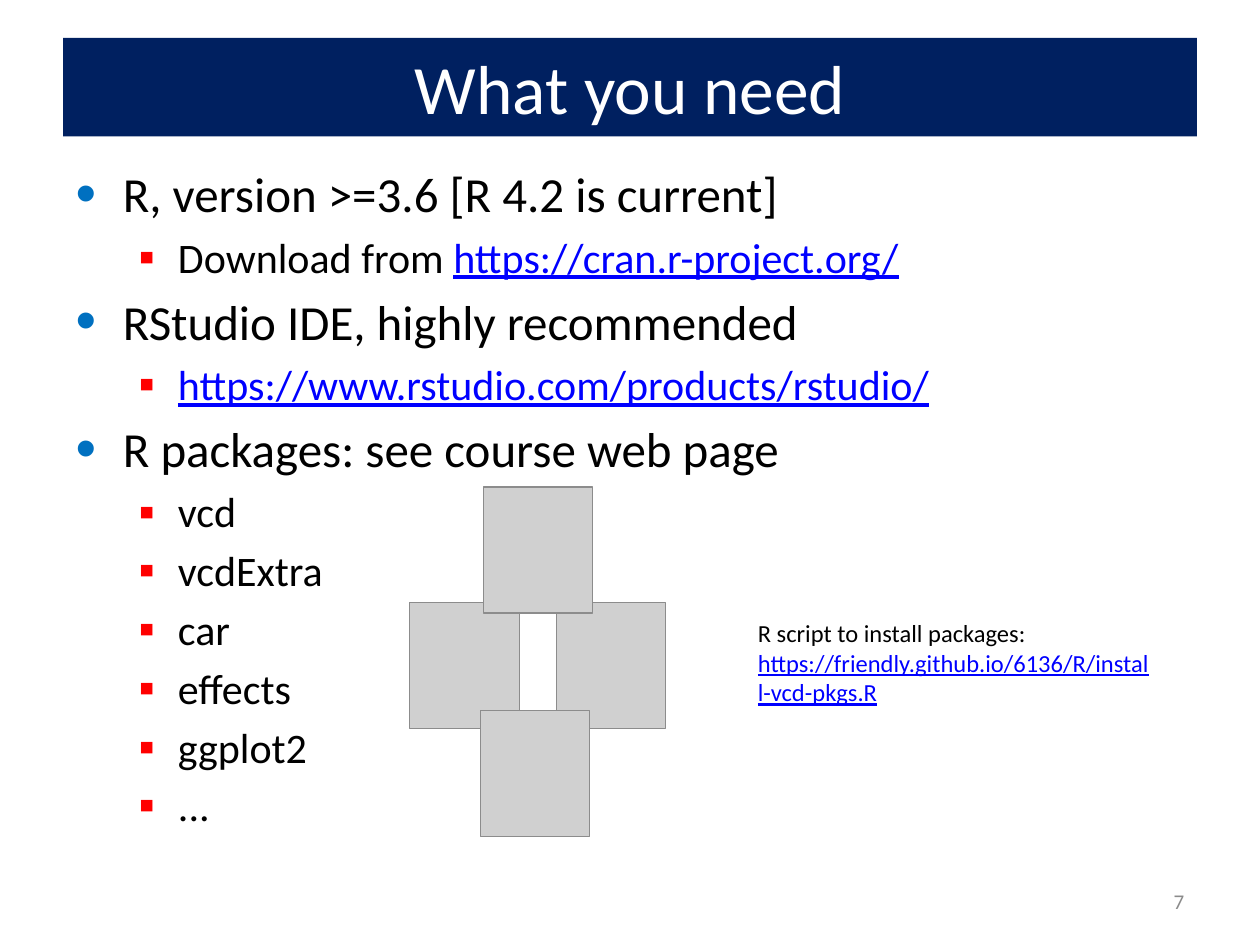
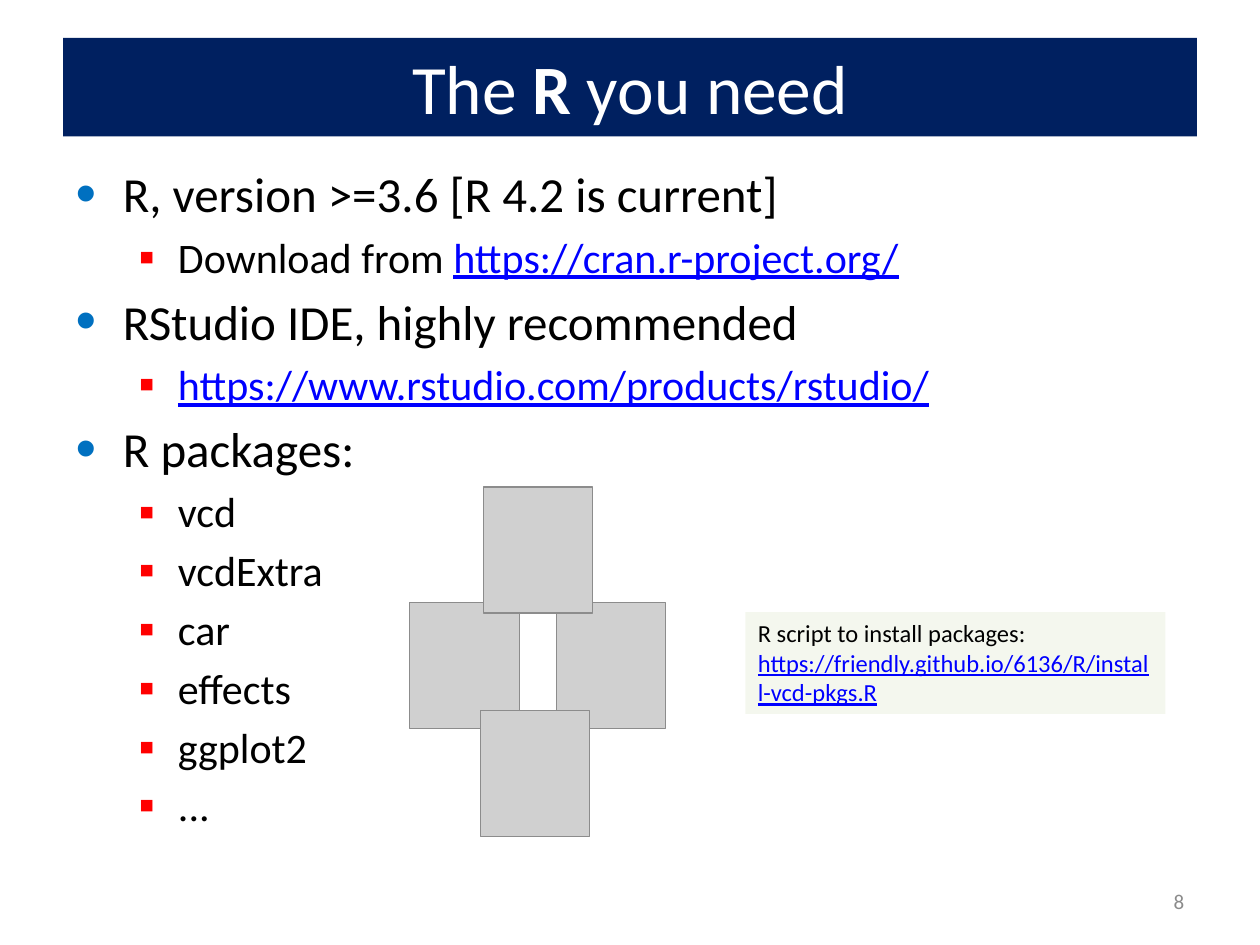
Before and after one commit to friendly/psy6136, a slide deck: slide 8 of docs/lectures/01-Overview.pptx (slide 7 before the commit). Drawn at 1260x945 pixels with LibreOffice and Linux fonts; fonts in the diff are those of the drawing; grey boxes stand for pictures. Boxes give left, top, right and bottom in pixels: in the first picture for what was removed or moved away, otherwise in the second. Text is boxed around its words. In the diff, an @@ line names an element or a change of style, - is before the commit and + after.

```diff
--- a/docs/lectures/01-Overview.pptx
+++ b/docs/lectures/01-Overview.pptx
@@ title at box(412, 66, 848, 126): text changed @@
-What you need
+The R you need
@@ text at box(123, 433, 355, 476): text changed @@
-• R packages: see course web page
+• R packages:
@@ rectangle "R script to install packages: ...": place and size @@
-rectangle "R script to install packages: ..." at box(758, 625, 1149, 706)
+rectangle "R script to install packages: ..." at box(746, 612, 1166, 714)
@@ rectangle "R script to install packages: ..." at box(746, 612, 1166, 714): fill none to #EBF1DE at 50% opacity @@
@@ page number at box(1174, 895, 1185, 909): text changed @@
-7
+8
```
Also in this commit, not shown: 10 other slides changed, 5 slides added, 18 other files.
